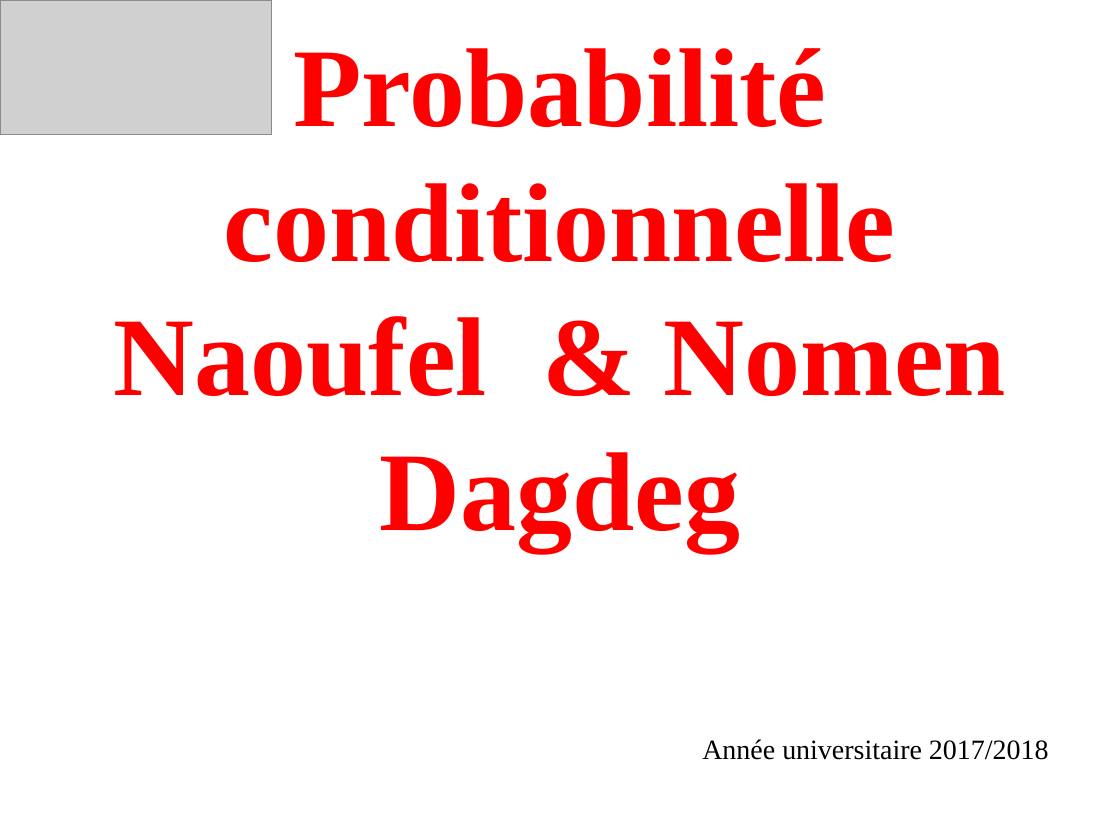
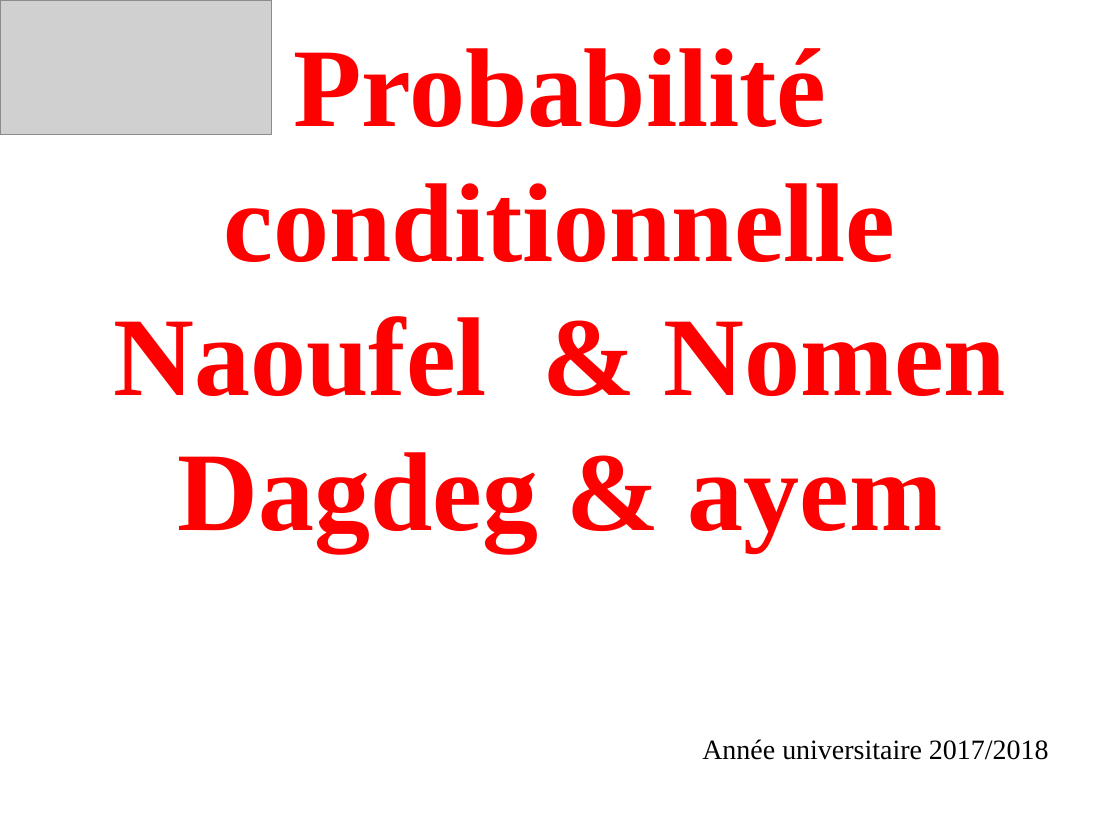
Before and after one commit to naoufelmhadhbi/FixIt, a slide deck: slide 1 of cours 2.pptx. Drawn at 1120x840 pixels with LibreOffice and Linux fonts; fonts in the diff are those of the drawing; grey boxes stand for pictures. Boxes give left, top, right and bottom in pixels: in the first picture for what was removed or moved away, otherwise in the second. Text is boxed around its words. In the diff, an @@ line names an element or a change of style, - is before the commit and + after.

```diff
--- a/cours 2.pptx
+++ b/cours 2.pptx
@@ title at [114, 48, 1006, 550]: text changed @@
-Probabilité conditionnelle
-Naoufel & Nomen
-Dagdeg
+Probabilité conditionnelle
+Naoufel & Nomen
+Dagdeg & ayem
```
